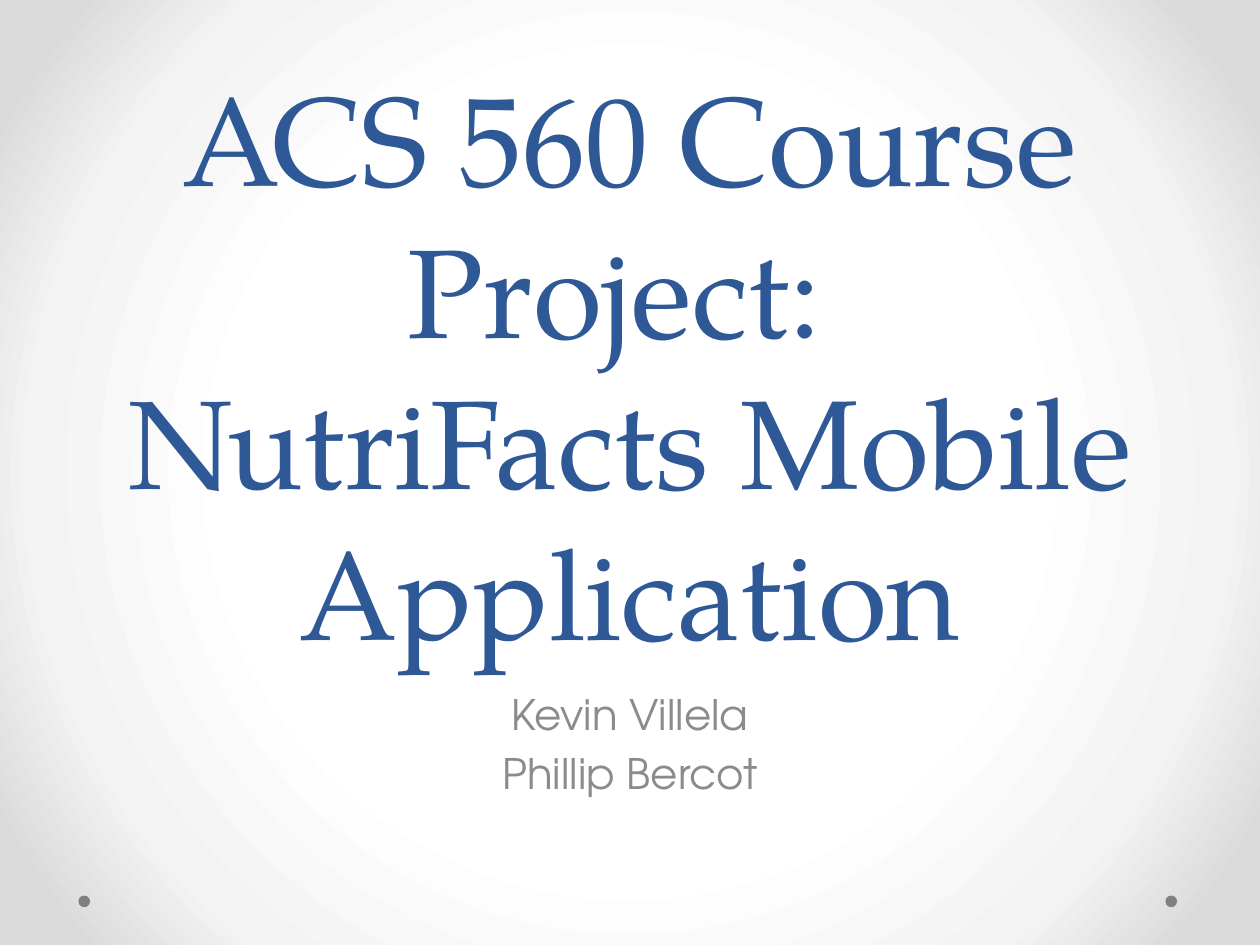
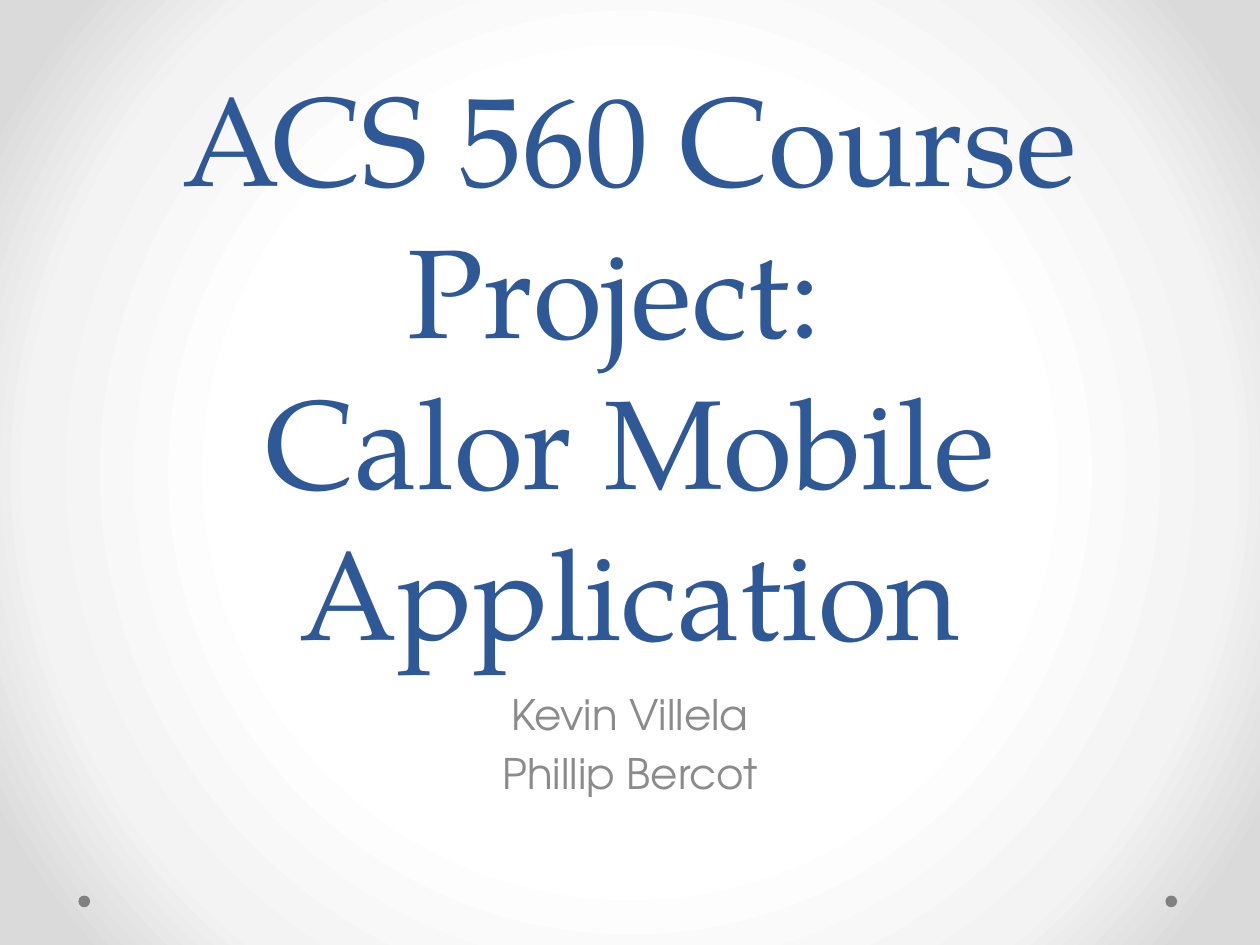
Before and after one commit to onethousandcats/acs560_course_project, a slide deck: slide 1 of Final Presentation/ACS560 Final Presentation.pptx. Drawn at 1260x945 pixels with LibreOffice and Linux fonts; fonts in the diff are those of the drawing. Boxes give left, top, right and bottom in pixels: in the first picture for what was removed or moved away, otherwise in the second. Text is boxed around its words. In the diff, an @@ line names an element or a change of style, - is before the commit and + after.

```diff
--- a/Final Presentation/ACS560 Final Presentation.pptx
+++ b/Final Presentation/ACS560 Final Presentation.pptx
@@ title at (183,96,1078,676): text changed @@
-ACS 560 Course Project:
-NutriFacts Mobile Application
+ACS 560 Course Project:
+Calor Mobile Application
```
Also in this commit, not shown: 3 other slides changed, 8 slides added, 2 other files.
